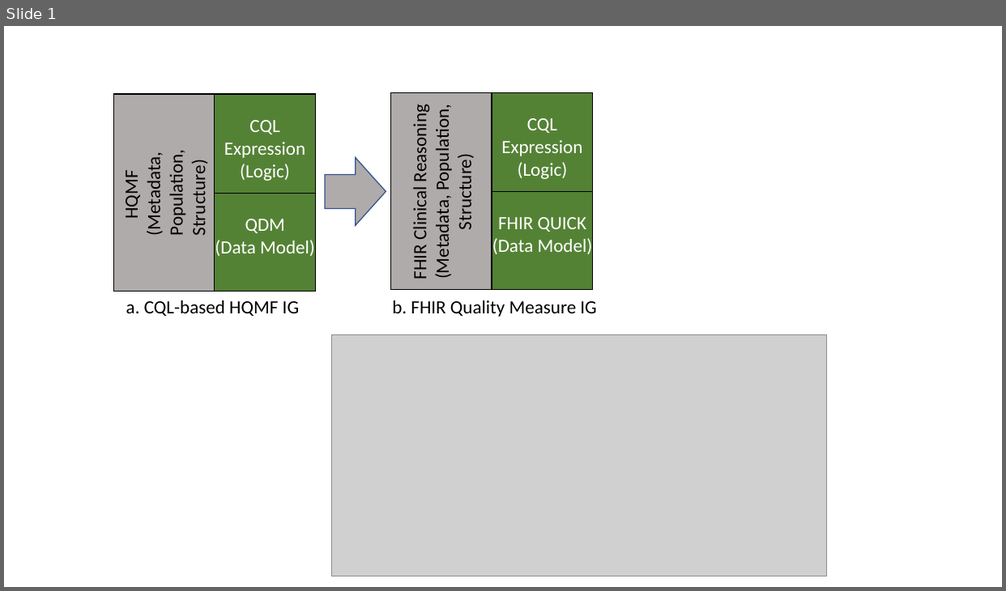
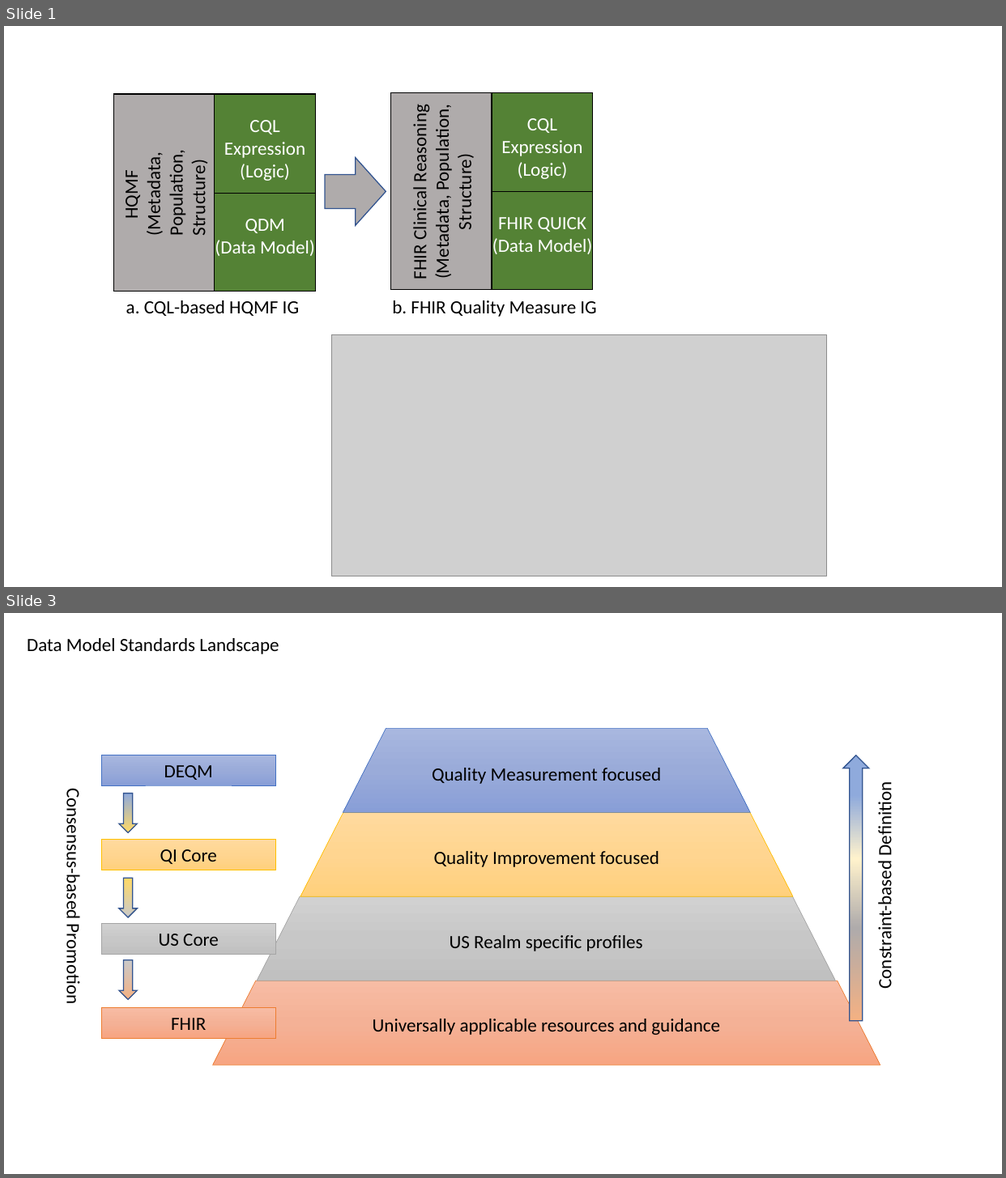
Before and after one commit to HL7/cqf-measures, a slide deck: diagrams/FHIR Measure IG Diagram.pptx. Shown one above the other, each under a label of ours: slide 1 before the commit, slides 1 and 3 after it; the slides between them are not shown. The pictures are 1006x591 and 1006x1178 pixels, drawn with LibreOffice and Linux fonts; fonts in the diff are those of the drawing; grey boxes stand for pictures. Boxes give left, top, right and bottom in pixels: in the first picture for what was removed or moved away, otherwise in the second. Text is boxed around its words. In the diff, an @@ line names an element or a change of style, - is before the commit and + after.

```diff
--- a/diagrams/FHIR Measure IG Diagram.pptx
+++ b/diagrams/FHIR Measure IG Diagram.pptx
@@ slide 3 added at (4, 613, 1002, 1174), background #FFFFFF @@
@@ text added at (27, 638, 279, 654), 18 pt, text #000000 @@
+Data Model Standards Landscape
@@ trapezoid added at (343, 728, 750, 812), fill gradient #A8B7DF to #9AABD9 to #889ED7, outline #4472C4 0.5 pt, 18 pt, text #000000 @@
+Quality Measurement focused
@@ rectangle added at (102, 756, 275, 786), fill gradient #A8B7DF to #9AABD9 to #889ED7, outline #4472C4 0.5 pt, 18 pt, text #000000 @@
+DEQM
@@ down arrow added at (843, 756, 869, 1021), fill gradient #F4B183 to #AFABAB to #FFF2CC to #8FAADC, outline #325491 1 pt @@
@@ text added at (62, 801, 85, 1003), 18 pt, text #000000 @@
+Consensus-based Promotion
@@ down arrow added at (119, 794, 138, 833), fill gradient #8FAADC to #FFD966, outline #325491 1 pt @@
@@ text added at (873, 789, 896, 986), 18 pt, text #000000 @@
+Constraint-based Definition
@@ trapezoid added at (300, 813, 793, 897), fill gradient #FFDB9E to #FFD590 to #FFD07C, outline #FFC000 0.5 pt, 18 pt, text #000000 @@
+Quality Improvement focused
@@ rectangle added at (102, 840, 275, 870), fill gradient #FFDB9E to #FFD590 to #FFD07C, outline #FFC000 0.5 pt, 18 pt, text #000000 @@
+QI Core
@@ down arrow added at (119, 878, 138, 918), fill gradient #FFD966 to #C9C9C9, outline #325491 1 pt @@
@@ trapezoid added at (257, 897, 836, 981), fill gradient #D2D2D2 to #C8C8C8 to #C0C0C0, outline #A5A5A5 0.5 pt, 18 pt, text #000000 @@
+US Realm specific profiles
@@ rectangle added at (102, 924, 275, 954), fill gradient #D2D2D2 to #C8C8C8 to #C0C0C0, outline #A5A5A5 0.5 pt, 18 pt, text #000000 @@
+US Core
@@ down arrow added at (119, 960, 138, 1000), fill gradient #C9C9C9 to #F4B183, outline #325491 1 pt @@
@@ trapezoid added at (213, 982, 880, 1065), fill gradient #F7BDA5 to #F5B196 to #F8A582, outline #ED7D31 0.5 pt, 18 pt, text #000000 @@
+Universally applicable resources and guidance
@@ rectangle added at (102, 1008, 275, 1038), fill gradient #F7BDA5 to #F5B196 to #F8A582, outline #ED7D31 0.5 pt, 18 pt, text #000000 @@
+FHIR
```
Also in this commit, not shown: 2 other slides added, 6 other files.
